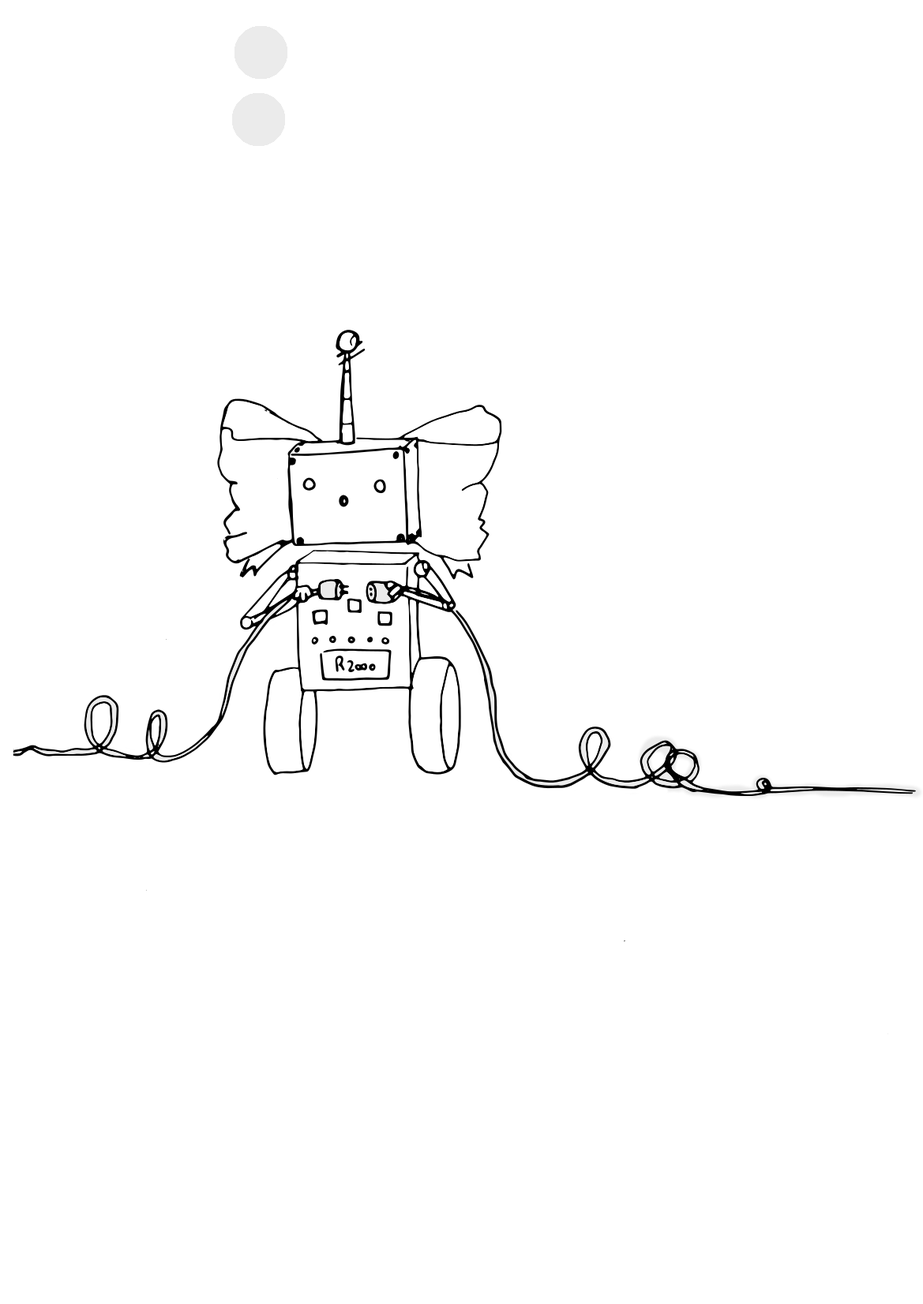
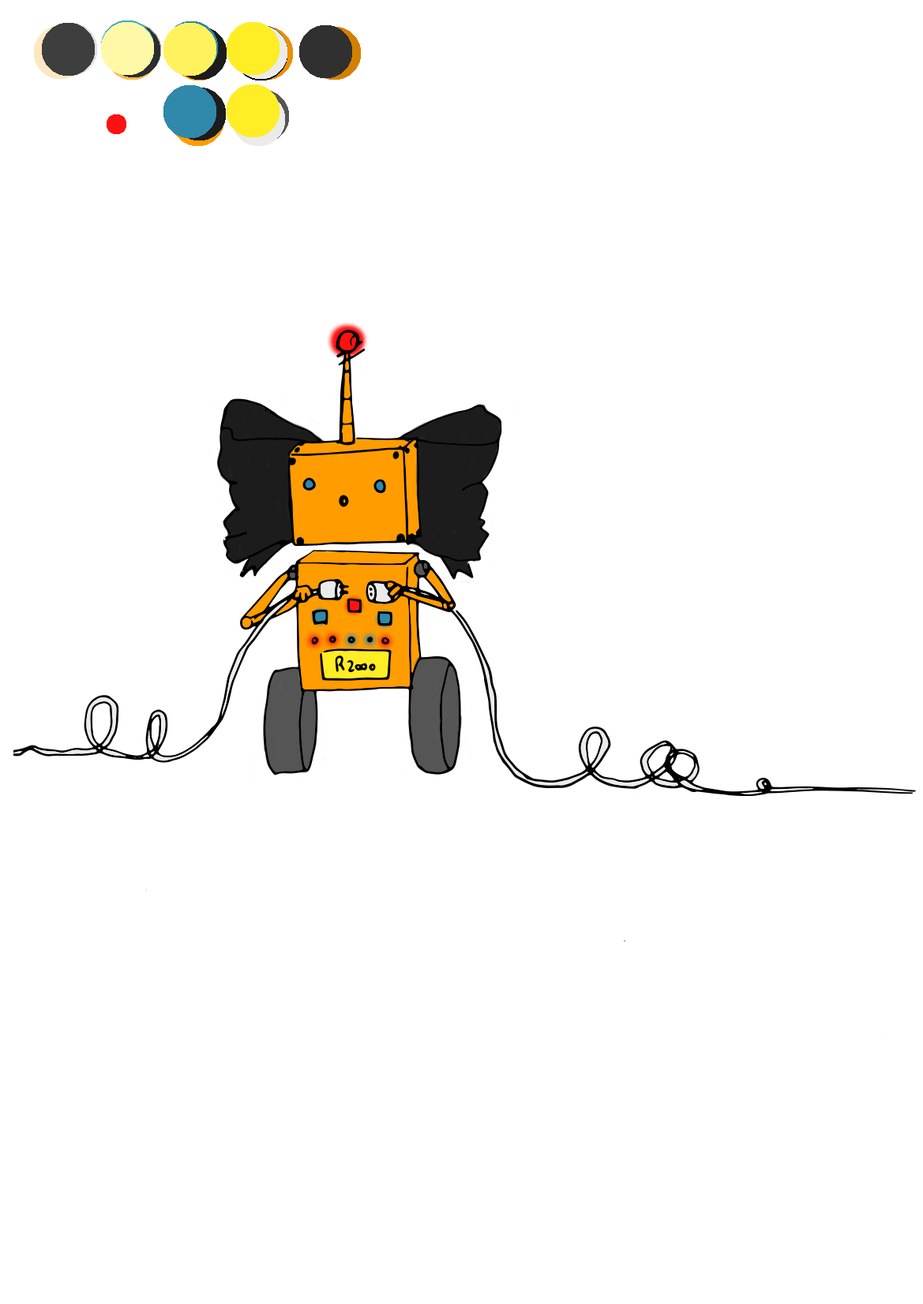
Layer changes from the first 923 × 1304 image to the second:
showed "Plaque" over [101, 22, 400, 691]
showed "Bleu" over [101, 20, 395, 651]
showed "Rouge" over [106, 114, 397, 653]
painted on "Cable" over [165, 583, 923, 801]
showed "Coiffe", painted on it over [41, 22, 502, 621]
showed "Roues", painted on it over [44, 22, 472, 779]
showed "Orange", moved it above "FLUO" over [33, 26, 462, 700]
